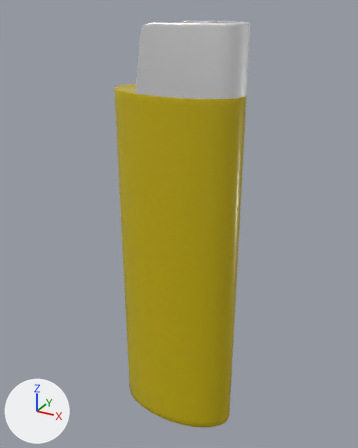
Before and after pictures for a commit that changed the glTF model src/models/Lighter.glb.
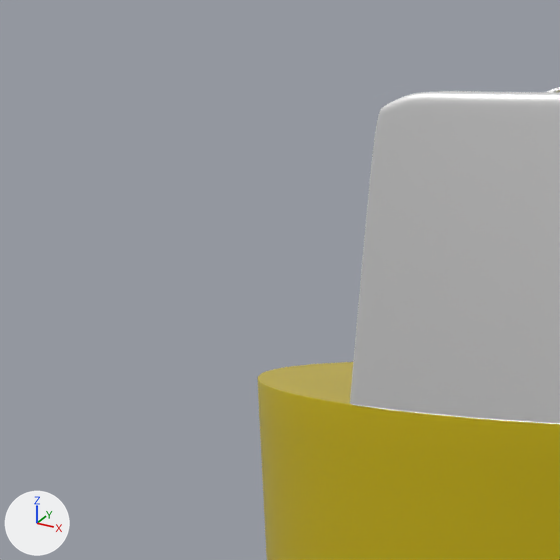
There are two pictures of each version: one whole from a 50 mm lens placed at (4.24, -7.65, 4.76), pointed at (-0.06, 0.16, 0.85), one close up on the part from 16% to 51% of the width and 0% to 29% of the height. The lights are fixed; the arrows at lower left show +X, +Y and +Z. Where no turn or scale is listed for an object, it has been applied to the vertices. Vertices at the same position are counted once.

The first close-up shows 'Guard', 'Tank'.
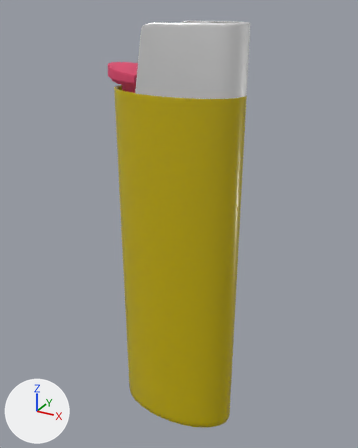
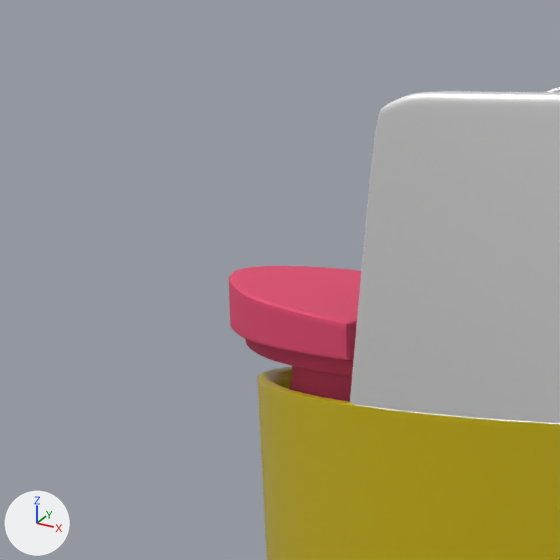
Boxes [x1, y1, x2, y2] around the edits, measured in the close-ups (560 x 560 px):
'Tank', reshaped: before [257, 362, 560, 560]; after [257, 366, 560, 560]
'LeverHandle', added: after [229, 266, 361, 402]
part 1 of me_cylinder, built on: before [257, 362, 362, 409]; after [257, 367, 362, 409]

Edits to the bpy script that builds the scene:
```text
Add mat_leverhandle:
    mat_leverhandle = principled_material('LeverHandle')
    mat_leverhandle.base_color = (0.8, 0.0759, 0.177)  # pink #e74e75
    mat_leverhandle.metallic = 0.168
    mat_leverhandle.roughness = 0.782
Change me_cylinder:
    used by ob_tank; location = (0.0, 0.0, 0.0)
    remove me_cylinder.from_pydata(...)  # 1346 vertices, 2688 faces; spans x -1.24..1.24, y -0.66..0.66, z -3.44..3.43
    add me_cylinder.from_pydata(...)  # 4522 vertices, 8980 faces; spans x -1.24..1.24, y -0.66..0.66, z -3.44..4.5
    me_cylinder part 1: 362 vertices moved from x -1.24..1.24, y -0.66..0.66, z -3.44..3.43 to x -1.24..1.24, y -0.66..0.66, z -3.44..3.44; 260 vertices removed from x -1.24..1.24, y -0.66..0.66, z -3.44..3.43; 3436 vertices added at x -1.24..1.24, y -0.66..0.66, z -3.44..4.5
Add me_cylinder_009:
    me_cylinder_009.from_pydata(...)  # 3418 vertices, 6832 faces; spans x -0.793..0.094, y -0.569..0.569, z 0.029..0.613
    me_cylinder_009.materials.append(mat_leverhandle)  # pink #e74e75
Add ob_leverhandle:
    ob_leverhandle = bpy.data.objects.new('LeverHandle', me_cylinder_009)
    ob_leverhandle.location = (-0.578, 0.0, 3.215)
```
